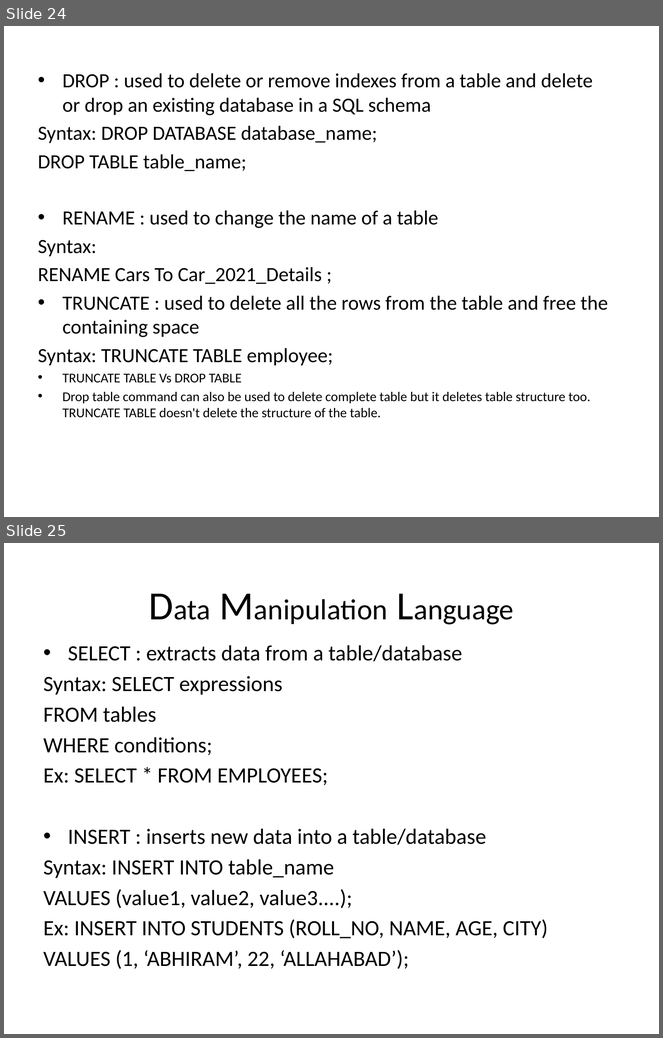
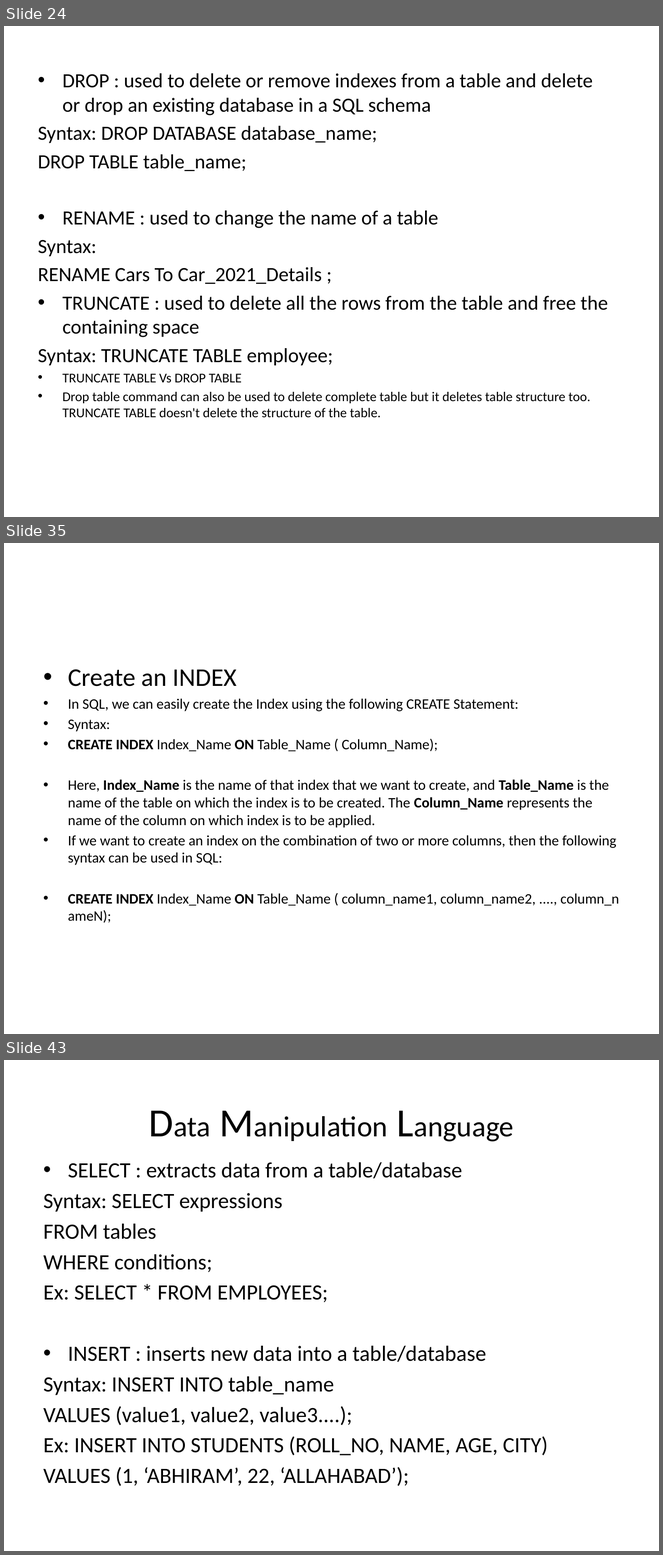
Before and after one commit to goudp4959/Oracle, a slide deck: SQL-latest (1) (4).pptx. Shown one above the other, each under a label of ours: slides 24 and 25 before the commit, slides 24, 35 and 43 after it; the slides between them are not shown. The pictures are 663x1038 and 663x1555 pixels, drawn with LibreOffice and Linux fonts; fonts in the diff are those of the drawing. Boxes give left, top, right and bottom in pixels: in the first picture for what was removed or moved away, otherwise in the second. Text is boxed around its words. In the diff, an @@ line names an element or a change of style, - is before the commit and + after.

```diff
--- a/SQL-latest (1) (4).pptx
+++ b/SQL-latest (1) (4).pptx
@@ slide 35 added at <box>4,543,659,1034</box>, background #FFFFFF @@
@@ text added at <box>68,669,619,906</box>, 16 pt, text #000000 @@
+• Create an INDEX
+• In SQL, we can easily create the Index using the following CREATE Statement:
+• Syntax:
+• CREATE INDEX Index_Name ON Table_Name ( Column_Name);
+• Here, Index_Name is the name of that index that we want to create, and Table_Name is the name of the table on which the index is to be created. The Column_Name represents the name of the column on which index is to be applied.
+• If we want to create an index on the combination of two or more columns, then the following syntax can be used in SQL:
+• CREATE INDEX Index_Name ON Table_Name ( column_name1, column_name2, ...., column_nameN);
@@ what was slide 25 is now slide 43 @@
```
Also in this commit, not shown: 1 slide changed, 17 other slides added.
